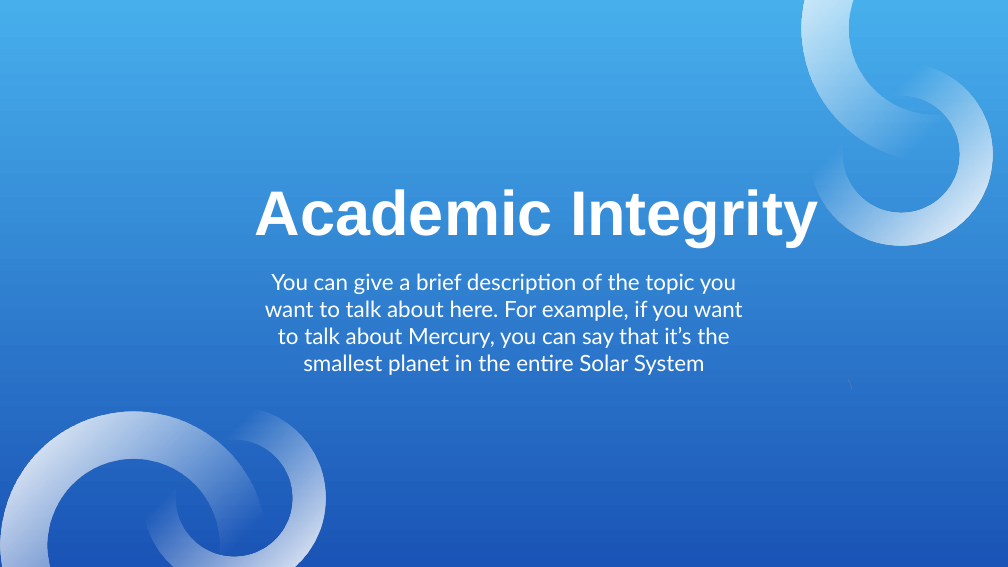
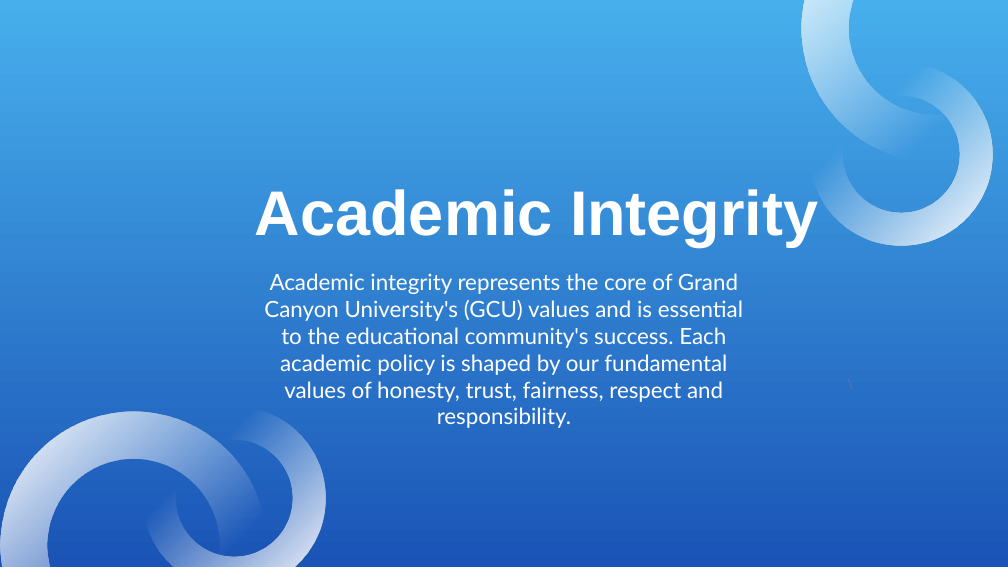
Before and after one commit to rcoon1/GCU-Masters, a slide deck: slide 3 of UNV 507/Topic 1/PSA Policy Violation RCoon.pptx. Drawn at 1008x567 pixels with LibreOffice and Linux fonts; fonts in the diff are those of the drawing. Boxes give left, top, right and bottom in pixels: in the first picture for what was removed or moved away, otherwise in the second. Text is boxed around its words. In the diff, an @@ line names an element or a change of style, - is before the commit and + after.

```diff
--- a/UNV 507/Topic 1/PSA Policy Violation RCoon.pptx
+++ b/UNV 507/Topic 1/PSA Policy Violation RCoon.pptx
@@ subtitle at bbox=[264, 273, 743, 402]: text changed @@
-You can give a brief description of the topic you want to talk about here. For example, if you want to talk about Mercury, you can say that it’s the smallest planet in the entire Solar System
+Academic integrity represents the core of Grand Canyon University's (GCU) values and is essential to the educational community's success. Each academic policy is shaped by our fundamental values of honesty, trust, fairness, respect and responsibility.
```
Also in this commit, not shown: 4 other slides changed, 2 slides added, 1 slide removed.
